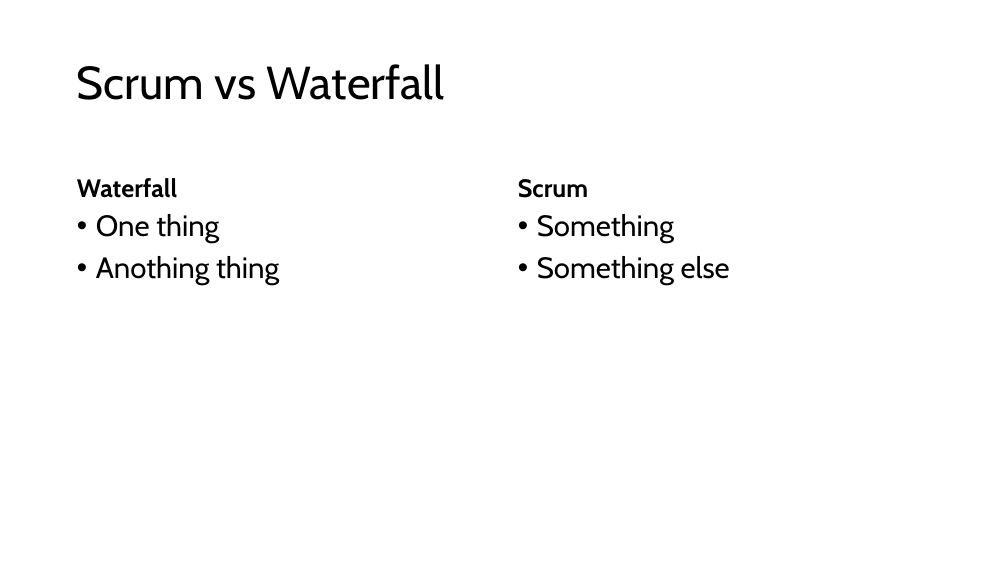
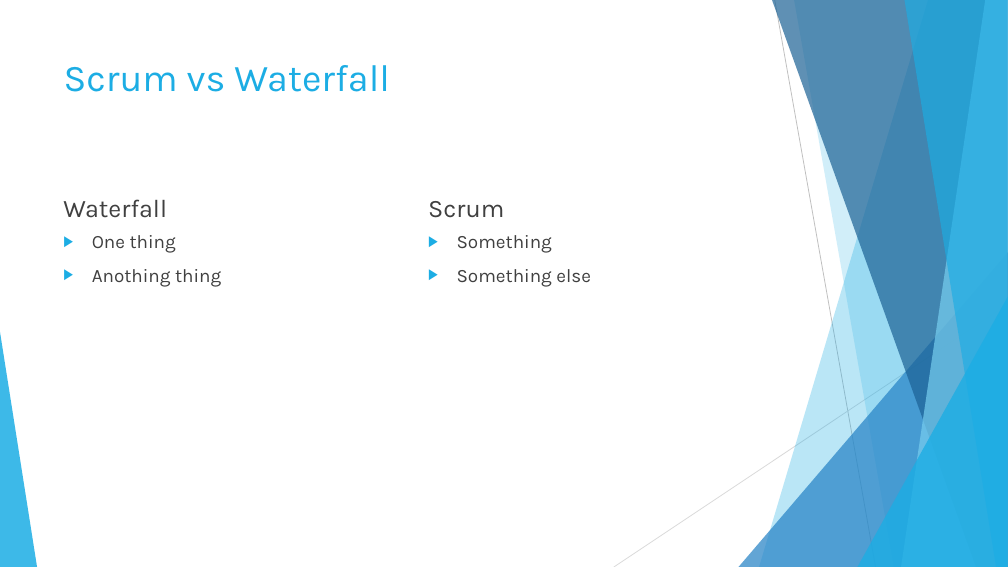
Before and after one commit to Soup098/CS_250, a slide deck: slide 4 of SDLC Final/SDLC Final PP.pptx (slide 5 before the commit). Drawn at 1008x567 pixels with LibreOffice and Linux fonts; fonts in the diff are those of the drawing. Boxes give left, top, right and bottom in pixels: in the first picture for what was removed or moved away, otherwise in the second. Text is boxed around its words. In the diff, an @@ line names an element or a change of style, - is before the commit and + after.

```diff
--- a/SDLC Final/SDLC Final PP.pptx
+++ b/SDLC Final/SDLC Final PP.pptx
@@ title "Scrum vs Waterfall": place and size @@
-title "Scrum vs Waterfall" at [77,64,445,100]
+title "Scrum vs Waterfall" at [64,65,389,92]
@@ title "Scrum vs Waterfall" at [64,65,389,92]: size 44 to 36 pt, font Cabin to Karla, text colour #000000 to #1CADE4; line spacing 0.9 to 1; vertical alignment middle to top @@
@@ text "Waterfall": place and size @@
-text "Waterfall" at [77,178,177,198]
+text "Waterfall" at [63,199,167,218]
@@ text "Waterfall" at [63,199,167,218]: font Cabin to Karla, text colour #000000 to #404040, bold off; line spacing 0.9 to 1 @@
@@ text "Scrum" at [428,201,504,218]: font Cabin to Karla, text colour #000000 to #404040, bold off; line spacing 0.9 to 1 @@
@@ text "Scrum": place and size @@
-text "Scrum" at [518,179,588,198]
+text "Scrum" at [428,201,504,218]
@@ text "One thing": place and size @@
-text "One thing" at [96,214,279,285]
+text "One thing" at [92,235,221,287]
@@ text "One thing" at [92,235,221,287]: size 28 to 18 pt, font Cabin to Karla, text colour #000000 to #404040; bullet • to ▶; line spacing 0.9 to 1 @@
@@ text "Something" at [457,235,591,287]: size 28 to 18 pt, font Cabin to Karla, text colour #000000 to #404040; bullet • to ▶; line spacing 0.9 to 1 @@
@@ text "Something": place and size @@
-text "Something" at [537,214,730,285]
+text "Something" at [457,235,591,287]
@@ group added at [0,0,1008,567]: 5 freeform shapes, 3 triangles, 2 lines @@
```
Also in this commit, not shown: 4 other slides changed, 1 slide added, 1 slide removed.
